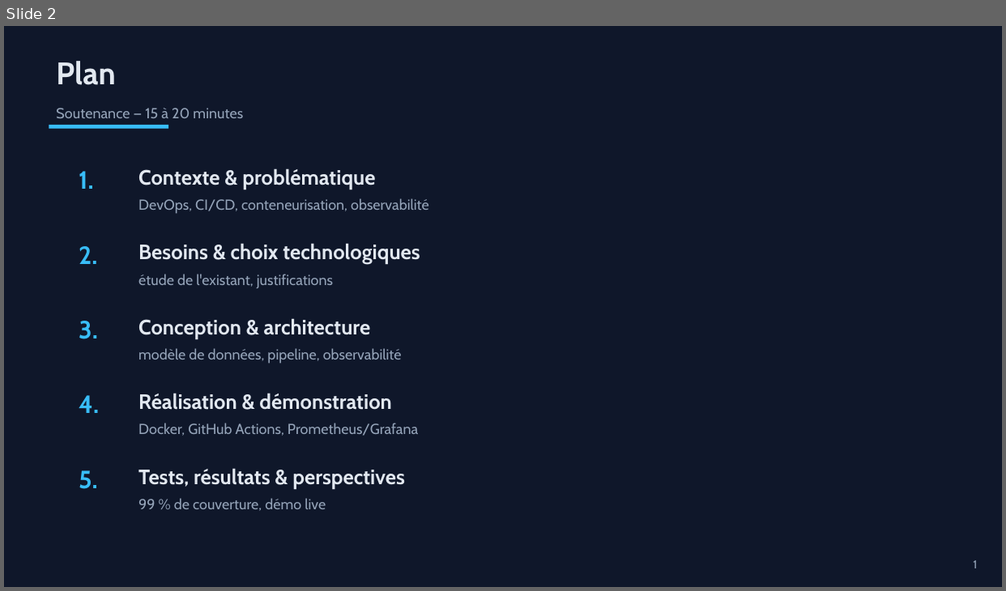
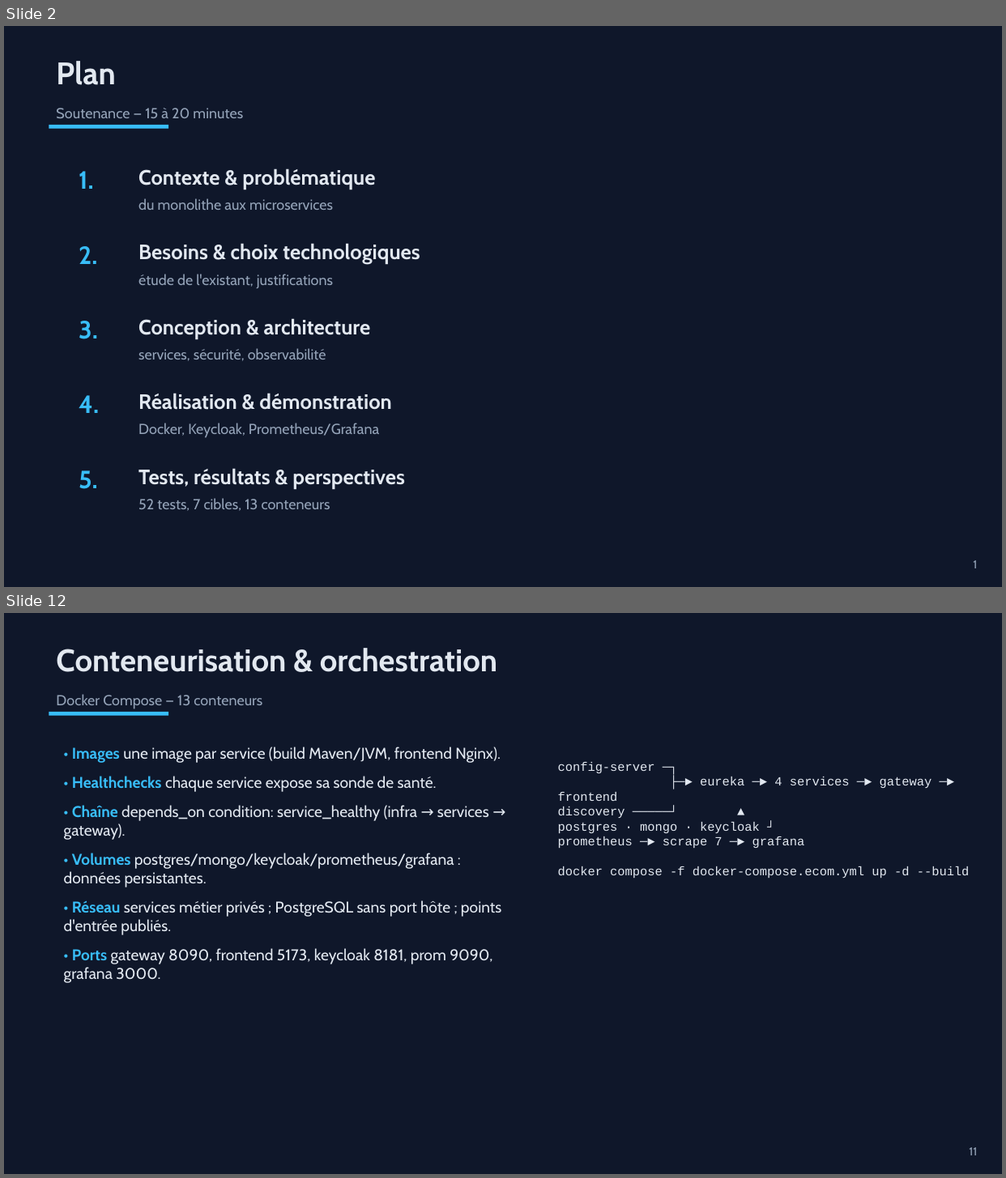
Before and after one commit to Chouaib-Raichy/PFE, a slide deck: soutenance/soutenance.pptx. Shown one above the other, each under a label of ours: slide 2 before the commit, slides 2 and 12 after it; the slides between them are not shown. The pictures are 1006x591 and 1006x1178 pixels, drawn with LibreOffice and Linux fonts; fonts in the diff are those of the drawing. Boxes give left, top, right and bottom in pixels: in the first picture for what was removed or moved away, otherwise in the second. Text is boxed around its words. In the diff, an @@ line names an element or a change of style, - is before the commit and + after.

```diff
--- a/soutenance/soutenance.pptx
+++ b/soutenance/soutenance.pptx
@@ slide 12 added at <box>4,613,1002,1174</box>, background #0F172A @@
@@ text added at <box>56,648,497,672</box>, 30 pt, text #E2E8F0, bold @@
+Conteneurisation & orchestration
@@ text added at <box>56,694,262,709</box>, 14 pt, text #94A3B8 @@
+Docker Compose — 13 conteneurs
@@ rectangle added at <box>49,712,168,716</box>, fill #38BDF8 @@
@@ text added at <box>64,747,501,983</box>, 15 pt, text #E2E8F0 @@
+• Images une image par service (build Maven/JVM, frontend Nginx).
+• Healthchecks chaque service expose sa sonde de santé.
+• Chaîne depends_on condition: service_healthy (infra → services → gateway).
+• Volumes postgres/mongo/keycloak/prometheus/grafana : données persistantes.
+• Réseau services métier privés ; PostgreSQL sans port hôte ; points d'entrée publiés.
+• Ports gateway 8090, frontend 5173, keycloak 8181, prom 9090, grafana 3000.
@@ text added at <box>558,762,970,878</box>, 12 pt, text #E2E8F0 @@
+config-server ─┐
+├─► eureka ─► 4 services ─► gateway ─► frontend
+discovery ─────┘ ▲
+postgres · mongo · keycloak ┘
+prometheus ─► scrape 7 ─► grafana
+docker compose -f docker-compose.ecom.yml up -d --build
@@ text added at <box>969,1148,977,1156</box>, 11 pt, text #94A3B8 @@
+11
@@ slide 2 changed as well @@
@@ text at <box>138,199,333,210</box>: text changed @@
-DevOps, CI/CD, conteneurisation, observabilité
+du monolithe aux microservices
@@ text at <box>138,348,326,361</box>: text changed @@
-modèle de données, pipeline, observabilité
+services, sécurité, observabilité
@@ text at <box>138,423,379,438</box>: text changed @@
-Docker, GitHub Actions, Prometheus/Grafana
+Docker, Keycloak, Prometheus/Grafana
@@ text at <box>138,498,330,511</box>: text changed @@
-99 % de couverture, démo live
+52 tests, 7 cibles, 13 conteneurs
```
Also in this commit, not shown: 6 other slides changed, 10 other slides added, 9 slides removed, 4 other files.
